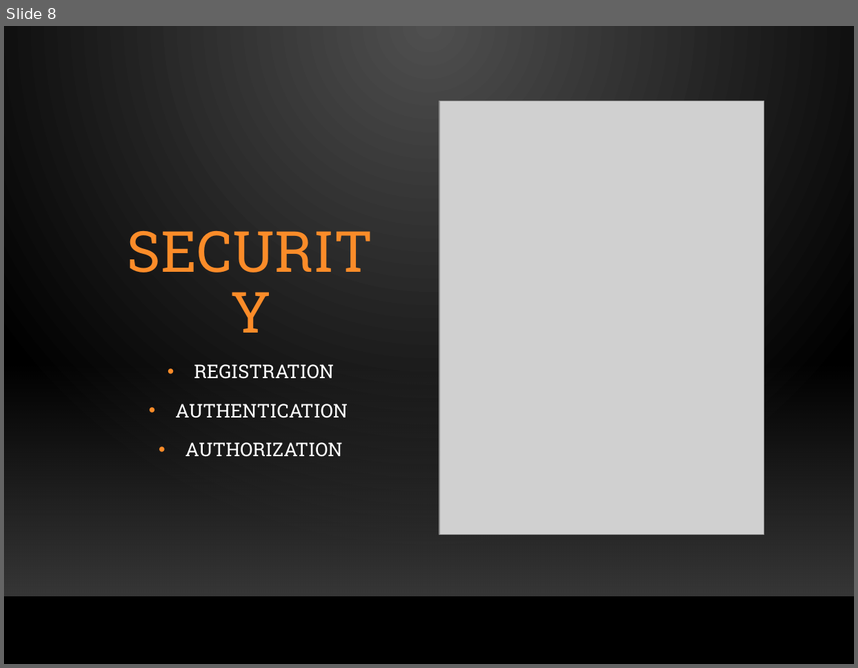
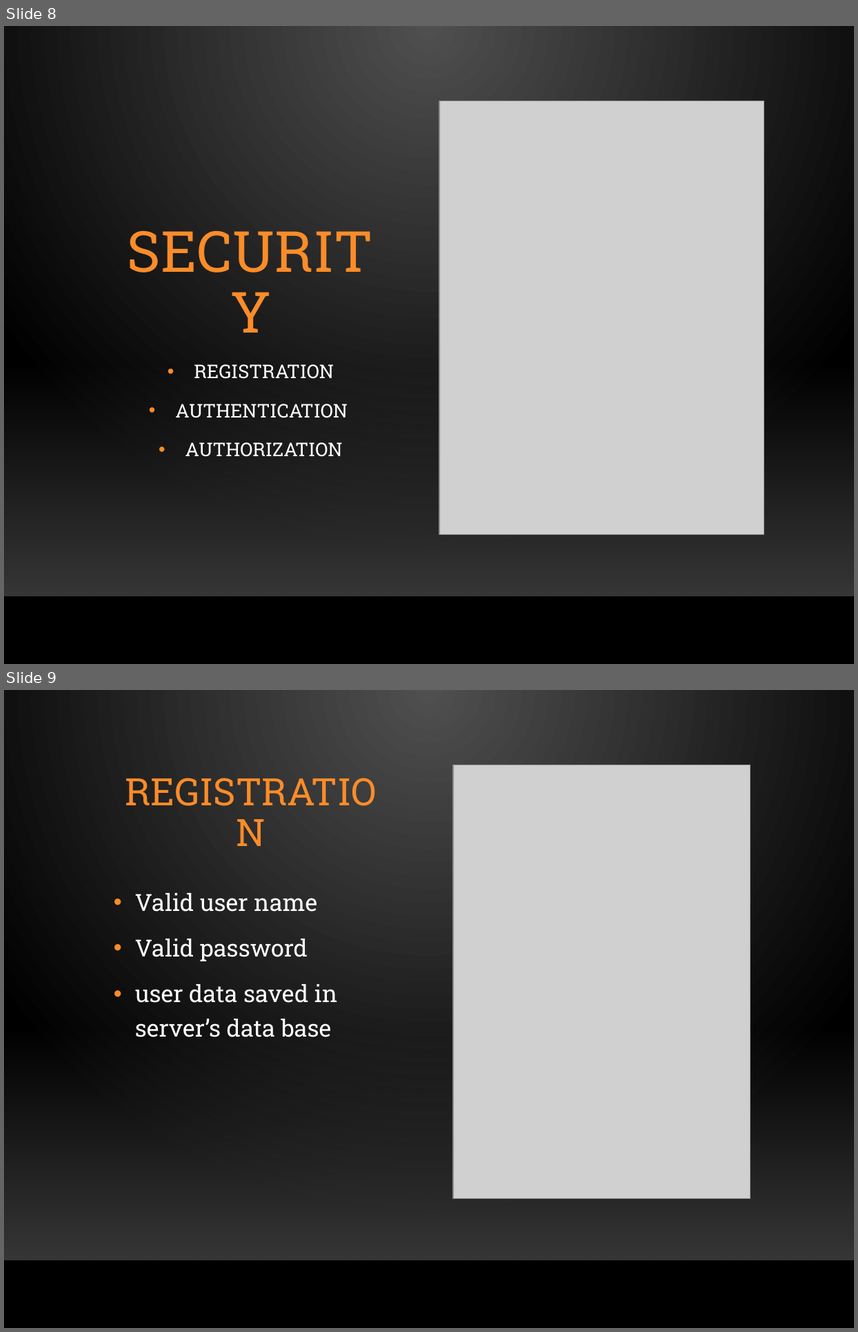
Before and after one commit to Aviel212/SmartSwitch, a slide deck: Project Submission/Presentation/Full Presentation.pptx. Shown one above the other, each under a label of ours: slide 8 before the commit, slides 8 and 9 after it. The pictures are 858x668 and 858x1332 pixels, drawn with LibreOffice and Linux fonts; fonts in the diff are those of the drawing; grey boxes stand for pictures; background and template pictures are left out. Boxes give left, top, right and bottom in pixels: in the first picture for what was removed or moved away, otherwise in the second. Text is boxed around its words. In the diff, an @@ line names an element or a change of style, - is before the commit and + after.

```diff
--- a/Project Submission/Presentation/Full Presentation.pptx
+++ b/Project Submission/Presentation/Full Presentation.pptx
@@ slide 9 added at bbox=[4, 690, 854, 1328], background gradient #505050 to #000000; not listed: 2 template elements that a slide beside it also shows @@
@@ title added at bbox=[105, 765, 397, 862], 32 pt, text #FB8C29 @@
+REGISTRATION
@@ picture added at bbox=[452, 765, 751, 1199] @@
@@ text added at bbox=[135, 893, 337, 1037], 20 pt, text #FFFFFF @@
+• Valid user name
+• Valid password
+• user data saved in server’s data base
```
Also in this commit, not shown: 4 slides changed, 1 other slide added.
